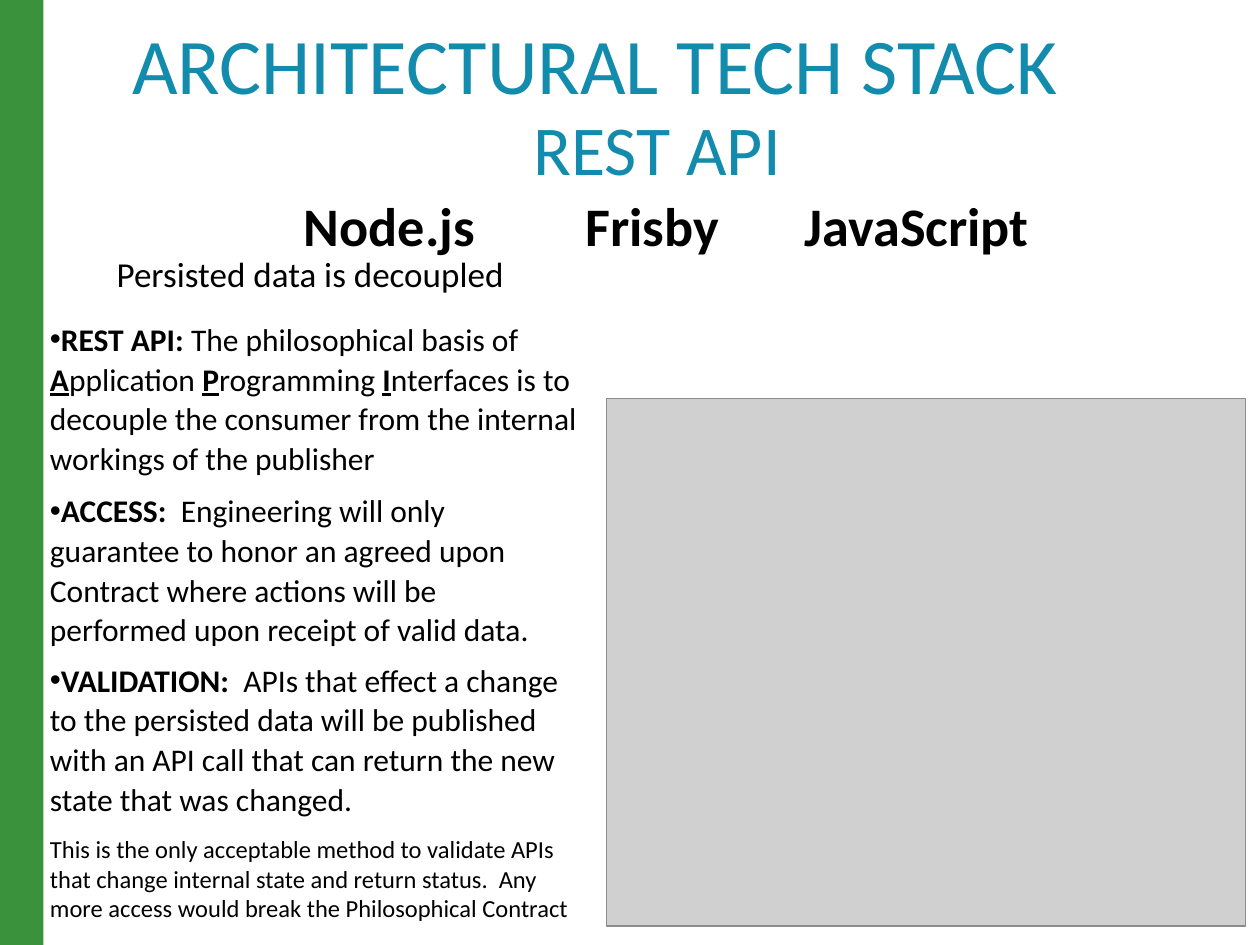
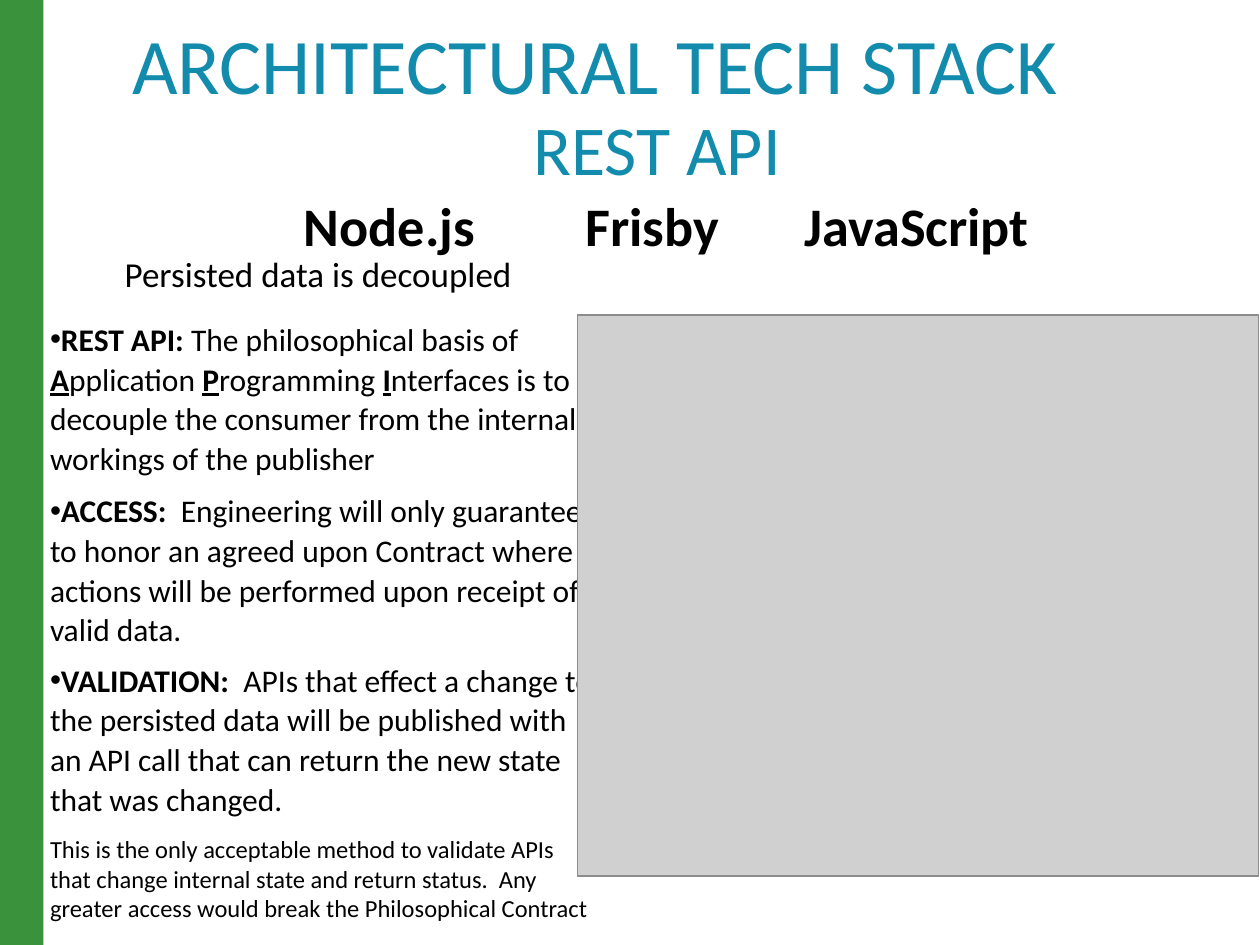
Before and after one commit to raghav9329/mainProf, a slide deck: slide 6 of CurrentWork_Delta/CX_StrategyPowerPoint.pptx. Drawn at 1260x945 pixels with LibreOffice and Linux fonts; fonts in the diff are those of the drawing; grey boxes stand for pictures. Boxes give left, top, right and bottom in pixels: in the first picture for what was removed or moved away, otherwise in the second. Text is boxed around its words. In the diff, an @@ line names an element or a change of style, - is before the commit and + after.

```diff
--- a/CurrentWork_Delta/CX_StrategyPowerPoint.pptx
+++ b/CurrentWork_Delta/CX_StrategyPowerPoint.pptx
@@ picture resized from (x1=606, y1=398, x2=1245, y2=925) to (x1=577, y1=315, x2=1259, y2=876) @@
@@ text at (x1=50, y1=841, x2=587, y2=922): text changed @@
-This is the only acceptable method to validate APIs that change internal state and return status. Any more access would break the Philosophical Contract
+This is the only acceptable method to validate APIs that change internal state and return status. Any greater access would break the Philosophical Contract
```
Also in this commit, not shown: 10 other slides changed, 5 other files.
